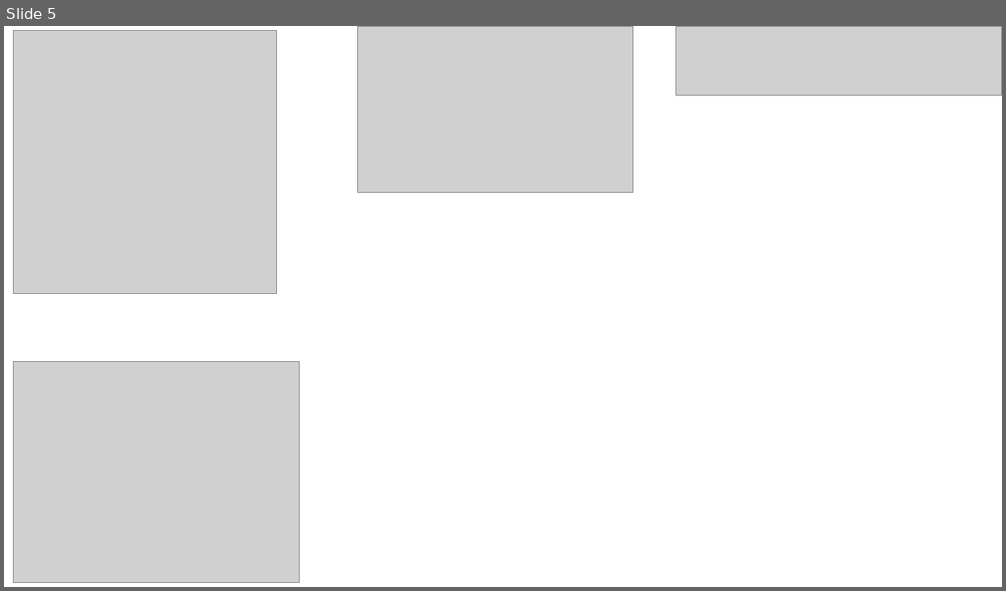
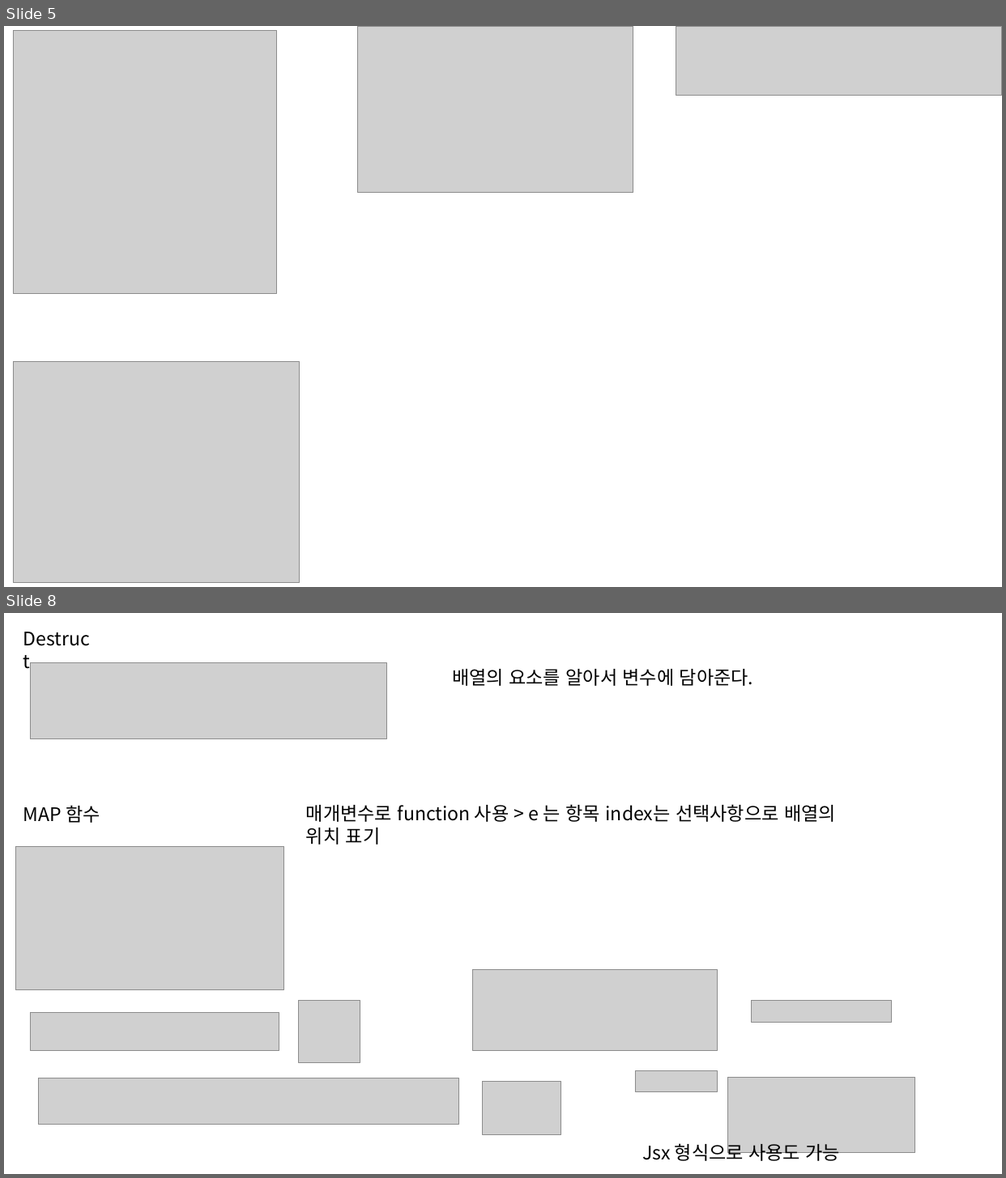
Before and after one commit to HSungJun/AfterSemi, a slide deck: react/React.pptx. Shown one above the other, each under a label of ours: slide 5 before the commit, slides 5 and 8 after it; the slides between them are not shown. The pictures are 1006x591 and 1006x1178 pixels, drawn with LibreOffice and Linux fonts; fonts in the diff are those of the drawing; grey boxes stand for pictures. Boxes give left, top, right and bottom in pixels: in the first picture for what was removed or moved away, otherwise in the second. Text is boxed around its words. In the diff, an @@ line names an element or a change of style, - is before the commit and + after.

```diff
--- a/react/React.pptx
+++ b/react/React.pptx
@@ slide 8 added at bbox=[4, 613, 1002, 1174], background #FFFFFF @@
@@ text added at bbox=[15, 624, 102, 653], 18 pt, text #000000 @@
+Destruct
@@ picture added at bbox=[31, 662, 386, 739] @@
@@ text added at bbox=[452, 669, 753, 686], 18 pt, text #000000 @@
+배열의 요소를 알아서 변수에 담아준다.
@@ text added at bbox=[23, 805, 100, 823], 18 pt, text #000000 @@
+MAP 함수
@@ text added at bbox=[306, 804, 836, 845], 18 pt, text #000000 @@
+매개변수로 function 사용 > e 는 항목 index는 선택사항으로 배열의
+위치 표기
@@ picture added at bbox=[16, 846, 284, 990] @@
@@ picture added at bbox=[473, 969, 717, 1050] @@
@@ picture added at bbox=[299, 1000, 360, 1063] @@
@@ picture added at bbox=[752, 1000, 891, 1022] @@
@@ picture added at bbox=[31, 1013, 279, 1051] @@
@@ picture added at bbox=[635, 1071, 717, 1093] @@
@@ picture added at bbox=[39, 1078, 459, 1125] @@
@@ picture added at bbox=[483, 1082, 561, 1135] @@
@@ picture added at bbox=[728, 1077, 915, 1152] @@
@@ text added at bbox=[642, 1141, 841, 1165], 18 pt, text #000000 @@
+Jsx 형식으로 사용도 가능
```
Also in this commit, not shown: 4 other slides added, 1 slide removed, 41 other files.
